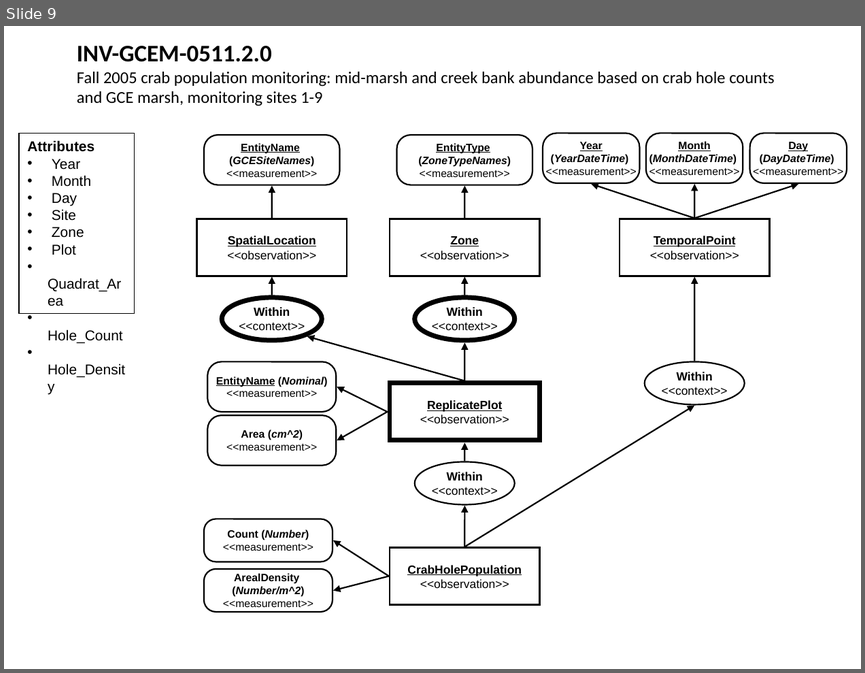
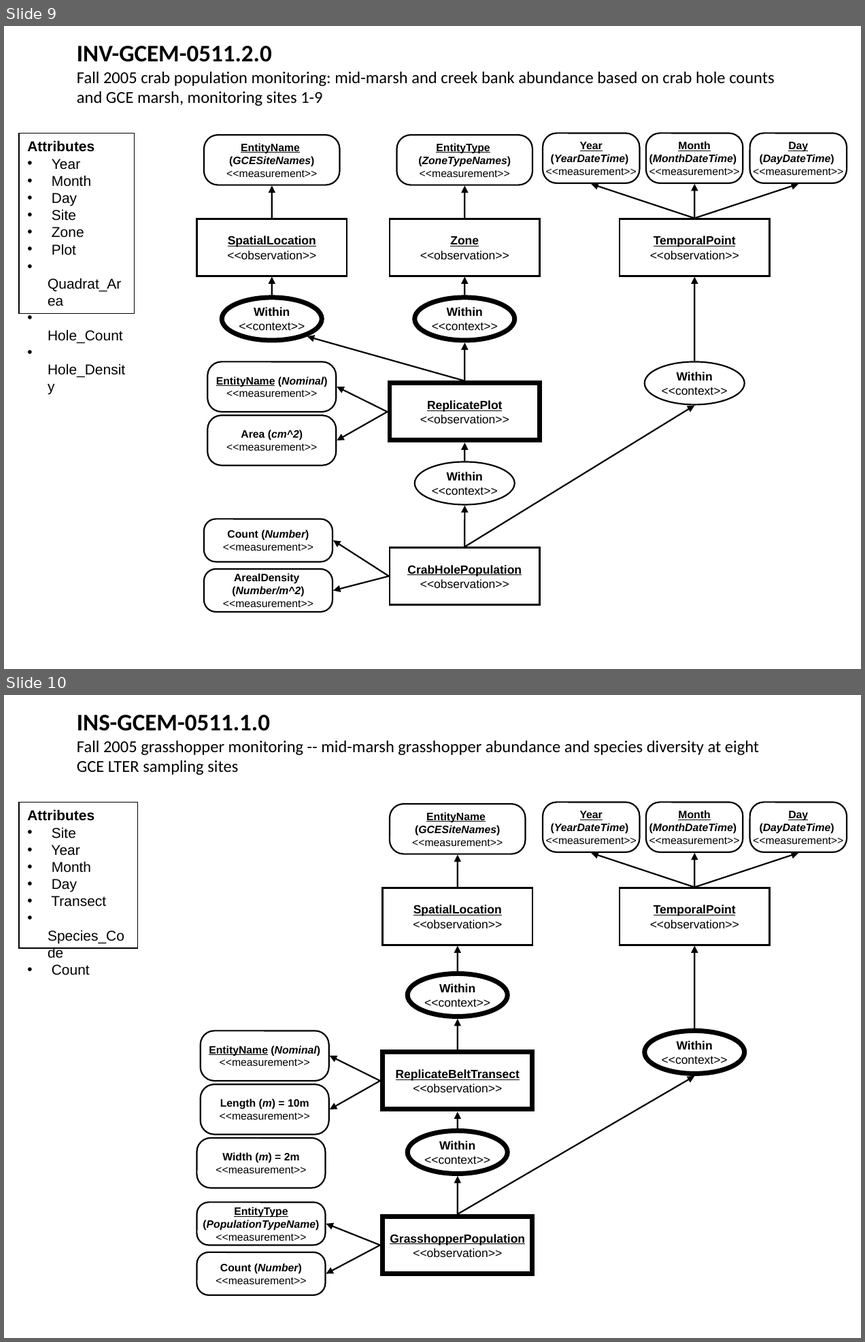
Before and after one commit to NCEAS/semtools, a slide deck: dev/annotation/doc/gce-examples-2008.ppt. Shown one above the other, each under a label of ours: slide 9 before the commit, slides 9 and 10 after it. The pictures are 865x673 and 865x1342 pixels, drawn with LibreOffice and Linux fonts; fonts in the diff are those of the drawing. Boxes give left, top, right and bottom in pixels: in the first picture for what was removed or moved away, otherwise in the second. Text is boxed around its words. In the diff, an @@ line names an element or a change of style, - is before the commit and + after.

```diff
--- a/dev/annotation/doc/gce-examples-2008.ppt
+++ b/dev/annotation/doc/gce-examples-2008.ppt
@@ slide 10 added at box(4, 695, 861, 1338), background #FFFFFF @@
@@ title added at box(77, 715, 759, 775), 14 pt, text #000000 @@
+INS-GCEM-0511.1.0
+Fall 2005 grasshopper monitoring -- mid-marsh grasshopper abundance and species diversity at eight GCE LTER sampling sites
@@ rectangle added at box(18, 802, 138, 948), outline #000000 0.74 pt, 12 pt, text #000000 @@
+Attributes
+• Site
+• Year
+• Month
+• Day
+• Transect
+• Species_Code
+• Count
@@ rounded rectangle added at box(390, 804, 525, 853), fill #FFFFFF, outline #000000 1.25 pt, 9 pt, text #000000, bold @@
+EntityName
+(GCESiteNames)
+<<measurement>>
@@ rounded rectangle added at box(543, 802, 640, 852), fill #FFFFFF, outline #000000 1.25 pt, 9 pt, text #000000, bold @@
+Year
+(YearDateTime)
+<<measurement>>
@@ rounded rectangle added at box(646, 802, 742, 852), fill #FFFFFF, outline #000000 1.25 pt, 9 pt, text #000000, bold @@
+Month
+(MonthDateTime)
+<<measurement>>
@@ rounded rectangle added at box(749, 802, 847, 852), fill #FFFFFF, outline #000000 1.25 pt, 9 pt, text #000000, bold @@
+Day
+(DayDateTime)
+<<measurement>>
@@ arrow added from (458, 887) to (458, 854), #000000 1.25 pt @@
@@ arrow added from (695, 887) to (591, 853), #000000 1.25 pt @@
@@ arrow added from (695, 887) to (695, 853), #000000 1.25 pt @@
@@ arrow added from (695, 887) to (798, 853), #000000 1.25 pt @@
@@ rectangle added at box(383, 888, 532, 945), fill #FFFFFF, outline #000000 1.25 pt, 10 pt, text #000000, bold, underline @@
+SpatialLocation
+<<observation>>
@@ rectangle added at box(619, 888, 769, 945), fill #FFFFFF, outline #000000 1.25 pt, 10 pt, text #000000 @@
+TemporalPoint
+<<observation>>
@@ arrow added from (458, 971) to (458, 945), #000000 1.25 pt @@
@@ arrow added from (695, 1028) to (695, 945), #000000 1.25 pt @@
@@ ellipse added at box(407, 974, 508, 1016), fill #FFFFFF, outline #000000 4 pt, 10 pt, text #000000 @@
+Within
+<<context>>
@@ arrow added from (458, 1050) to (458, 1019), #000000 1.25 pt @@
@@ rounded rectangle added at box(201, 1031, 329, 1081), fill #FFFFFF, outline #000000 1.25 pt, 9 pt, text #000000, bold @@
+EntityName (Nominal)
+<<measurement>>
@@ ellipse added at box(644, 1031, 745, 1074), fill #FFFFFF, outline #000000 4 pt, 10 pt, text #000000 @@
+Within
+<<context>>
@@ arrow added from (380, 1081) to (330, 1055), #000000 1.25 pt @@
@@ rectangle added at box(383, 1052, 532, 1110), fill #FFFFFF, outline #000000 4 pt, 10 pt, text #000000, bold, underline @@
+ReplicateBeltTransect
+<<observation>>
@@ arrow added from (380, 1081) to (330, 1109), #000000 1.25 pt @@
@@ arrow added from (458, 1215) to (695, 1075), #000000 1.25 pt @@
@@ rounded rectangle added at box(201, 1084, 329, 1134), fill #FFFFFF, outline #000000 1.25 pt, 9 pt, text #000000 @@
+Length (m) = 10m
+<<measurement>>
@@ arrow added from (458, 1129) to (458, 1111), #000000 1.25 pt @@
@@ rounded rectangle added at box(197, 1138, 325, 1187), fill #FFFFFF, outline #000000 1.25 pt, 9 pt, text #000000 @@
+Width (m) = 2m
+<<measurement>>
@@ ellipse added at box(407, 1130, 508, 1173), fill #FFFFFF, outline #000000 4 pt, 10 pt, text #000000 @@
+Within
+<<context>>
@@ arrow added from (458, 1215) to (458, 1176), #000000 1.25 pt @@
@@ rounded rectangle added at box(197, 1202, 325, 1245), fill #FFFFFF, outline #000000 1.25 pt, 9 pt, text #000000, bold @@
+EntityType
+(PopulationTypeName)
+<<measurement>>
@@ arrow added from (380, 1245) to (326, 1223), #000000 1.25 pt @@
@@ rectangle added at box(383, 1216, 532, 1273), fill #FFFFFF, outline #000000 4 pt, 10 pt, text #000000, bold, underline @@
+GrasshopperPopulation
+<<observation>>
@@ arrow added from (380, 1245) to (326, 1273), #000000 1.25 pt @@
@@ rounded rectangle added at box(197, 1252, 325, 1295), fill #FFFFFF, outline #000000 1.25 pt, 9 pt, text #000000 @@
+Count (Number)
+<<measurement>>
```
Also in this commit, not shown: 2 slides changed, 1 other slide added.
